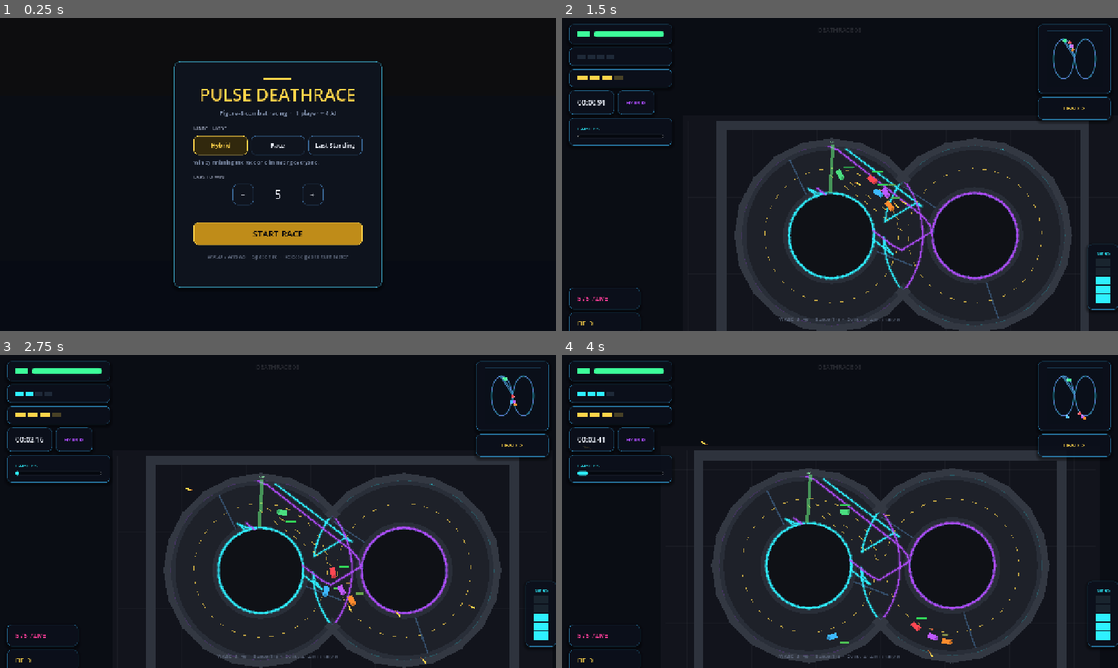
Above: before the commit, frames 1-4 (two rows, left to right).
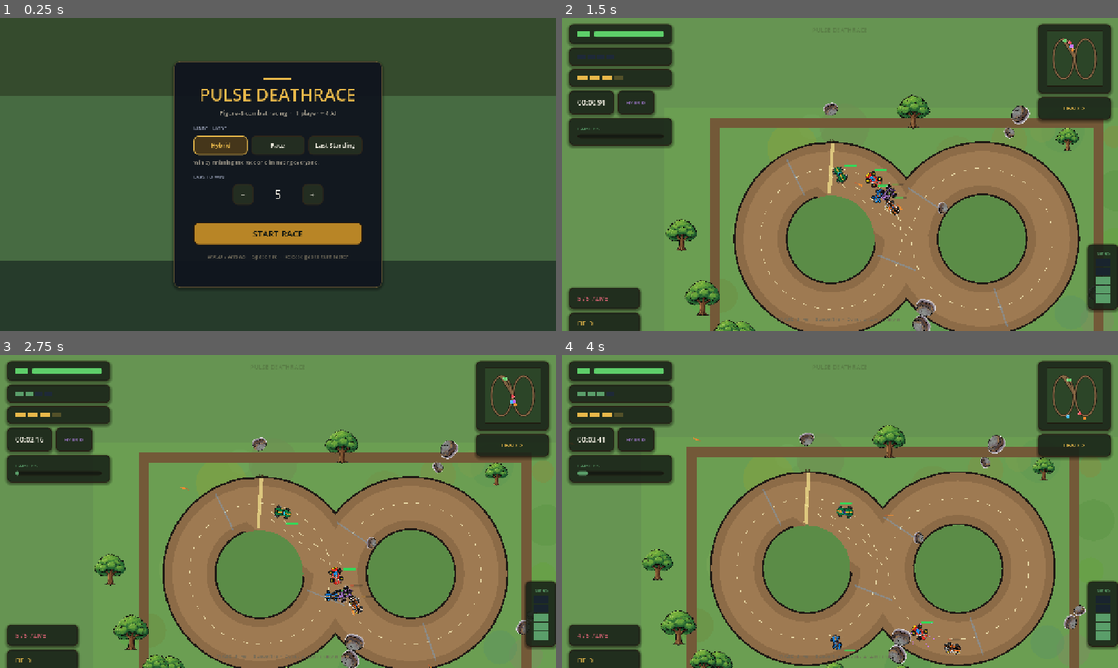
Above: after the commit, the same moments.

Repository: Jackthegr8at/PULSE_DeathRace
Game: Godot game, scene res://scenes/Setup.tscn
Same seed, same stepped clock (60 frames per second), same inputs: the game is played once before the commit and once after it.
Inputs:
- Up to frame 1 (0.25 s): no input
- Up to frame 2 (1.5 s): click "START RACE" at 0.5 s; hold D (steer_right) from 1.28 s (still down); tap Space (fire) at 1.35 s
- Up to frame 3 (2.75 s): release D (steer_right) at 2.03 s; hold S (brake) from 2.03 s (still down); tap Space (fire) at 2.1 s
- Up to frame 4 (4 s): release S (brake) at 2.78 s; hold D (steer_right) 2.78-3.53 s; tap Space (fire) at 2.85, 3.6 s; hold W (accelerate) from 3.53 s (still down)

The runs differ from the first frame. In frame 1, 76% of the frame differs, in the area x 0-100%, y 0-100%; in frame 2, 98%; in frame 3, 97%; in frame 4, 97%.

Commit message:
feat: cel-shaded car sprites and grassy figure-8 track
Add BotW/Borderlands-style top-down car PNGs, tree/rock props,
dirt track with bold outlines, warm UI palette — remove neon cyber look.

Diff:
--- a/scenes/cars/AICar.tscn
+++ b/scenes/cars/AICar.tscn
@@ -3,7 +3,7 @@
 [ext_resource type="Script" path="res://scripts/cars/AICar.gd" id="1_ai"]
 
 [sub_resource type="RectangleShape2D" id="RectangleShape2D_body"]
-size = Vector2(36, 20)
+size = Vector2(48, 28)
 
 [sub_resource type="StyleBoxFlat" id="StyleBoxFlat_hp"]
 bg_color = Color(0.9, 0.35, 0.35, 1)
--- a/scenes/cars/Missile.tscn
+++ b/scenes/cars/Missile.tscn
@@ -17,14 +17,14 @@
 offset_top = -3.0
 offset_right = 12.0
 offset_bottom = 3.0
-color = Color(1, 0.84, 0.3, 1)
+color = Color(0.92, 0.55, 0.2, 1)
 
 [node name="Trail" type="ColorRect" parent="."]
 offset_left = -22.0
 offset_top = -2.0
 offset_right = -8.0
 offset_bottom = 2.0
-color = Color(1, 0.55, 0.15, 0.55)
+color = Color(0.85, 0.35, 0.15, 0.5)
 
 [node name="CollisionShape2D" type="CollisionShape2D" parent="."]
 shape = SubResource("RectangleShape2D_hit")
--- a/scenes/cars/PlayerCar.tscn
+++ b/scenes/cars/PlayerCar.tscn
@@ -3,7 +3,7 @@
 [ext_resource type="Script" path="res://scripts/cars/PlayerCar.gd" id="1_player"]
 
 [sub_resource type="RectangleShape2D" id="RectangleShape2D_body"]
-size = Vector2(36, 20)
+size = Vector2(48, 28)
 
 [sub_resource type="StyleBoxFlat" id="StyleBoxFlat_hp"]
 bg_color = Color(0.25, 0.85, 0.4, 1)
@@ -64,4 +64,4 @@
 [node name="Camera2D" type="Camera2D" parent="."]
 position_smoothing_enabled = true
 position_smoothing_speed = 5.0
-zoom = Vector2(0.55, 0.55)
+zoom = Vector2(0.58, 0.58)
--- a/scripts/Main.gd
+++ b/scripts/Main.gd
@@ -23,7 +23,7 @@
 
 func _ready() -> void:
 	# Dark arena clear color
-	RenderingServer.set_default_clear_color(Color(0.04, 0.05, 0.08))
+	RenderingServer.set_default_clear_color(Color(0.4, 0.58, 0.32))
 	_spawn_track()
 	# Let track finish building geometry this frame
 	await get_tree().process_frame
@@ -66,7 +66,8 @@
 		ai.setup_lap_tracking(path)
 		if ai.has_method("setup_ai"):
 			var color := _ai_colors[i % _ai_colors.size()]
-			ai.setup_ai(path, color, "AI-%d" % (i + 1))
+			var sprite_path: String = CarVisuals.AI_LIST[i % CarVisuals.AI_LIST.size()]
+			ai.setup_ai(path, color, "AI-%d" % (i + 1), sprite_path)
 		ai.died.connect(_on_car_died)
 		ai.race_finished.connect(_on_car_race_finished)
 		cars.append(ai)
--- a/scripts/cars/AICar.gd
+++ b/scripts/cars/AICar.gd
@@ -23,11 +23,15 @@
 		display_name = "AI"
 
 
-func setup_ai(path: Path2D, color: Color, name_label: String) -> void:
+func setup_ai(path: Path2D, color: Color, name_label: String, sprite_path: String = "") -> void:
 	# race_path / _path_length live on Car (also used for lap tracking)
 	race_path = path
 	body_color = color
 	display_name = name_label
+	if sprite_path != "":
+		var tex := CarVisuals.load_texture(sprite_path)
+		if tex:
+			sprite_texture = tex
 	_apply_visuals()
 	if race_path and race_path.curve:
 		_path_length = race_path.curve.get_baked_length()
--- a/scripts/cars/Car.gd
+++ b/scripts/cars/Car.gd
@@ -36,11 +36,15 @@
 @export var display_name: String = "Car"
 @export var body_color: Color = Color(0.3, 0.8, 0.45)
 
-@onready var body_rect: ColorRect = $BodyVisual
+@onready var body_rect: ColorRect = get_node_or_null("BodyVisual")
+@onready var body_sprite: Sprite2D = get_node_or_null("BodySprite")
 @onready var hp_bar: ProgressBar = $HealthBar
 @onready var muzzle: Marker2D = $Muzzle
 @onready var death_particles: CPUParticles2D = $DeathParticles
 @onready var collision_shape: CollisionShape2D = $CollisionShape2D
+
+@export var sprite_texture: Texture2D
+@export var sprite_scale: float = 0.72
 
 var health: float = 100.0
 var is_alive: bool = true
@@ -74,43 +78,48 @@
 	collision_mask = 1 | 2
 
 
+func set_sprite_texture(tex: Texture2D) -> void:
+	sprite_texture = tex
+	_apply_visuals()
+
+
 func _apply_visuals() -> void:
+	# Prefer cel-shaded sprite; hide placeholder shapes when present
+	if body_sprite == null:
+		body_sprite = get_node_or_null("BodySprite") as Sprite2D
+	if body_sprite == null:
+		body_sprite = Sprite2D.new()
+		body_sprite.name = "BodySprite"
+		body_sprite.z_index = 0
+		add_child(body_sprite)
+		move_child(body_sprite, 0)
+
+	var tex := sprite_texture
+	if tex == null:
+		tex = CarVisuals.load_texture(CarVisuals.PLAYER)
+	if tex:
+		body_sprite.texture = tex
+		body_sprite.scale = Vector2(sprite_scale, sprite_scale)
+		body_sprite.visible = true
 	if body_rect:
-		body_rect.color = body_color
-		# Slightly longer hot-wheels silhouette
-		body_rect.offset_left = -20
-		body_rect.offset_top = -11
-		body_rect.offset_right = 20
-		body_rect.offset_bottom = 11
+		body_rect.visible = false
 	var nose := get_node_or_null("Nose") as ColorRect
 	if nose:
-		nose.color = body_color.darkened(0.25)
-		nose.offset_left = 12
-		nose.offset_top = -6
-		nose.offset_right = 24
-		nose.offset_bottom = 6
-	# Neon underglow
+		nose.visible = false
 	var glow := get_node_or_null("Glow") as ColorRect
-	if glow == null and body_rect:
-		glow = ColorRect.new()
-		glow.name = "Glow"
-		glow.mouse_filter = Control.MOUSE_FILTER_IGNORE
-		glow.offset_left = -22
-		glow.offset_top = -13
-		glow.offset_right = 22
-		glow.offset_bottom = 13
-		glow.z_index = -1
-		add_child(glow)
-		move_child(glow, 0)
 	if glow:
-		glow.color = Color(body_color.r, body_color.g, body_color.b, 0.35)
+		glow.visible = false
+
+	if death_particles:
+		death_particles.color = body_color.lightened(0.2)
+
 	if hp_bar:
 		hp_bar.max_value = max_health
 		hp_bar.value = health
-		hp_bar.offset_left = -22
-		hp_bar.offset_top = -30
-		hp_bar.offset_right = 22
-		hp_bar.offset_bottom = -22
+		hp_bar.offset_left = -24
+		hp_bar.offset_top = -36
+		hp_bar.offset_right = 24
+		hp_bar.offset_bottom = -28
 
 
 func set_throttle(value: float) -> void:
@@ -259,6 +268,8 @@
 	velocity = Vector2.ZERO
 	if death_particles:
 		death_particles.emitting = true
+	if body_sprite:
+		body_sprite.visible = false
 	if body_rect:
 		body_rect.visible = false
 	if hp_bar:
--- /dev/null
+++ b/scripts/cars/CarVisuals.gd
@@ -0,0 +1,17 @@
+class_name CarVisuals
+extends RefCounted
+## Shared sprite paths for stylized cel-shaded cars.
+
+const PLAYER := "res://assets/sprites/car_player_green.png"
+const AI_RED := "res://assets/sprites/car_ai_red.png"
+const AI_BLUE := "res://assets/sprites/car_ai_blue.png"
+const AI_PURPLE := "res://assets/sprites/car_ai_purple.png"
+const AI_ORANGE := "res://assets/sprites/car_ai_orange.png"
+
+const AI_LIST: Array[String] = [AI_RED, AI_BLUE, AI_PURPLE, AI_ORANGE]
+
+
+static func load_texture(path: String) -> Texture2D:
+	if ResourceLoader.exists(path):
+		return load(path) as Texture2D
+	return null
--- a/scripts/cars/PlayerCar.gd
+++ b/scripts/cars/PlayerCar.gd
@@ -7,11 +7,11 @@
 
 
 func _ready() -> void:
+	display_name = "Player"
+	body_color = Color(0.25, 0.75, 0.4)
+	if sprite_texture == null:
+		sprite_texture = CarVisuals.load_texture(CarVisuals.PLAYER)
 	super._ready()
-	display_name = "Player"
-	if body_color == Color(0.3, 0.8, 0.45):
-		body_color = Color(0.29, 0.87, 0.5)
-		_apply_visuals()
 	if camera and camera_enabled:
 		camera.enabled = true
 		camera.make_current()
--- a/scripts/tracks/Track.gd
+++ b/scripts/tracks/Track.gd
@@ -74,36 +74,80 @@
 
 
 func _draw_background() -> void:
-	# Industrial night arena floor (concept art mood)
+	## Painterly countryside: grass fields + soft color variation (no neon).
 	var floor_rect := ColorRect.new()
-	floor_rect.name = "ArenaFloor"
-	floor_rect.color = Color(0.07, 0.08, 0.11)
-	floor_rect.position = Vector2(80, 20)
-	floor_rect.size = Vector2(1840, 1000)
+	floor_rect.name = "GrassField"
+	floor_rect.color = Color(0.42, 0.62, 0.32)
+	floor_rect.position = Vector2(40, 0)
+	floor_rect.size = Vector2(1920, 1040)
 	_visuals_root.add_child(floor_rect)
 
-	# Subtle grid
-	var grid := Node2D.new()
-	grid.name = "Grid"
-	_visuals_root.add_child(grid)
-	for x in range(0, 20):
-		var v := Line2D.new()
-		v.width = 1.0
-		v.default_color = Color(1, 1, 1, 0.03)
-		v.add_point(Vector2(100 + x * 90, 40))
-		v.add_point(Vector2(100 + x * 90, 1000))
-		grid.add_child(v)
-	for y in range(0, 12):
-		var h := Line2D.new()
-		h.width = 1.0
-		h.default_color = Color(1, 1, 1, 0.03)
-		h.add_point(Vector2(100, 40 + y * 80))
-		h.add_point(Vector2(1900, 40 + y * 80))
-		grid.add_child(h)
-
-	# Dark infields (inside loops)
-	_add_circle_poly(left_center, loop_radius - track_half_width - 6.0, Color(0.05, 0.06, 0.08), _visuals_root)
-	_add_circle_poly(right_center, loop_radius - track_half_width - 6.0, Color(0.05, 0.06, 0.08), _visuals_root)
+	# Soft grass patches (painterly blobs)
+	var rng := RandomNumberGenerator.new()
+	rng.seed = 42
+	for i in 28:
+		var c := Color(
+			rng.randf_range(0.34, 0.52),
+			rng.randf_range(0.55, 0.72),
+			rng.randf_range(0.24, 0.38),
+			0.55
+		)
+		var pos := Vector2(rng.randf_range(120, 1880), rng.randf_range(60, 980))
+		_add_circle_poly(pos, rng.randf_range(40, 110), c, _visuals_root)
+
+	# Infield meadow (inside loops)
+	_add_circle_poly(left_center, loop_radius - track_half_width - 4.0, Color(0.38, 0.58, 0.3), _visuals_root)
+	_add_circle_poly(right_center, loop_radius - track_half_width - 4.0, Color(0.4, 0.6, 0.32), _visuals_root)
+
+	_scatter_props()
+
+
+func _scatter_props() -> void:
+	var tree_tex := load("res://assets/sprites/prop_tree.png") as Texture2D
+	var rock_tex := load("res://assets/sprites/prop_rock.png") as Texture2D
+	var rng := RandomNumberGenerator.new()
+	rng.seed = 7
+	var props := Node2D.new()
+	props.name = "Props"
+	_visuals_root.add_child(props)
+
+	# Trees around the outer edge of the arena
+	for i in 14:
+		var ang := rng.randf() * TAU
+		var dist := loop_radius + track_half_width + rng.randf_range(90, 220)
+		var center := left_center if i % 2 == 0 else right_center
+		# Mix of both loops and outer ring
+		if i > 8:
+			center = (left_center + right_center) * 0.5
+			dist = rng.randf_range(420, 560)
+			ang = rng.randf() * TAU
+		var pos: Vector2 = center + Vector2(cos(ang), sin(ang)) * dist
+		# Keep off the racing line roughly
+		if pos.distance_to(left_center) < loop_radius + track_half_width + 30:
+			continue
+		if pos.distance_to(right_center) < loop_radius + track_half_width + 30:
+			continue
+		if tree_tex:
+			var spr := Sprite2D.new()
+			spr.texture = tree_tex
+			spr.position = pos
+			spr.scale = Vector2.ONE * rng.randf_range(0.7, 1.15)
+			spr.z_index = 2
+			props.add_child(spr)
+
+	for i in 10:
+		var ang := rng.randf() * TAU
+		var center := left_center if i % 2 == 0 else right_center
+		var dist := loop_radius + track_half_width + rng.randf_range(50, 140)
+		var pos: Vector2 = center + Vector2(cos(ang), sin(ang)) * dist
+		if rock_tex:
+			var spr := Sprite2D.new()
+			spr.texture = rock_tex
+			spr.position = pos
+			spr.scale = Vector2.ONE * rng.randf_range(0.45, 0.85)
+			spr.rotation = rng.randf() * TAU
+			spr.z_index = 1
+			props.add_child(spr)
 
 
 func _build_path() -> void:
@@ -111,7 +155,6 @@
 	race_path.name = "RacePath"
 	var curve := Curve2D.new()
 
-	# Continuous figure-8: left loop then right loop
 	var segments := 48
 	for i in segments:
 		var t := float(i) / float(segments)
@@ -129,97 +172,62 @@
 	race_path.curve = curve
 	add_child(race_path)
 
-	_draw_neon_track_ribbon(curve)
-
-
-func _draw_neon_track_ribbon(curve: Curve2D) -> void:
-	## Concept-style asphalt + cyan/purple neon edges + yellow dashes.
+	_draw_dirt_track_ribbon(curve)
+
+
+func _draw_dirt_track_ribbon(curve: Curve2D) -> void:
+	## Warm dirt / packed earth road with bold dark outlines (toon, not neon).
 	var baked := curve.get_baked_points()
 	if baked.is_empty():
 		return
 
-	# Outer neon glow (wide, soft)
-	var glow := Line2D.new()
-	glow.name = "NeonGlow"
-	glow.width = track_half_width * 2.0 + 28.0
-	glow.default_color = Color(0.18, 0.75, 1.0, 0.12)
-	glow.begin_cap_mode = Line2D.LINE_CAP_ROUND
-	glow.end_cap_mode = Line2D.LINE_CAP_ROUND
-	glow.joint_mode = Line2D.LINE_JOINT_ROUND
+	# Bold outer outline (comic ink)
+	var outline := Line2D.new()
+	outline.name = "TrackOutline"
+	outline.width = track_half_width * 2.0 + 14.0
+	outline.default_color = Color(0.12, 0.1, 0.08, 1.0)
+	outline.begin_cap_mode = Line2D.LINE_CAP_ROUND
+	outline.end_cap_mode = Line2D.LINE_CAP_ROUND
+	outline.joint_mode = Line2D.LINE_JOINT_ROUND
 	for p in baked:
-		glow.add_point(p)
-	_visuals_root.add_child(glow)
-
-	# Asphalt body
-	var asphalt := Line2D.new()
-	asphalt.name = "AsphaltRibbon"
-	asphalt.width = track_half_width * 2.0
-	asphalt.default_color = Color(0.16, 0.18, 0.22, 1.0)
-	asphalt.begin_cap_mode = Line2D.LINE_CAP_ROUND
-	asphalt.end_cap_mode = Line2D.LINE_CAP_ROUND
-	asphalt.joint_mode = Line2D.LINE_JOINT_ROUND
+		outline.add_point(p)
+	_visuals_root.add_child(outline)
+
+	# Dirt body
+	var dirt := Line2D.new()
+	dirt.name = "DirtRibbon"
+	dirt.width = track_half_width * 2.0
+	dirt.default_color = Color(0.55, 0.42, 0.28, 1.0)
+	dirt.begin_cap_mode = Line2D.LINE_CAP_ROUND
+	dirt.end_cap_mode = Line2D.LINE_CAP_ROUND
+	dirt.joint_mode = Line2D.LINE_JOINT_ROUND
 	for p in baked:
-		asphalt.add_point(p)
-	_visuals_root.add_child(asphalt)
-
-	# Inner asphalt shade
-	var asphalt_inner := Line2D.new()
-	asphalt_inner.name = "AsphaltInner"
-	asphalt_inner.width = track_half_width * 1.55
-	asphalt_inner.default_color = Color(0.12, 0.13, 0.16, 1.0)
-	asphalt_inner.begin_cap_mode = Line2D.LINE_CAP_ROUND
-	asphalt_inner.end_cap_mode = Line2D.LINE_CAP_ROUND
-	asphalt_inner.joint_mode = Line2D.LINE_JOINT_ROUND
+		dirt.add_point(p)
+	_visuals_root.add_child(dirt)
+
+	# Lighter packed center
+	var packed := Line2D.new()
+	packed.name = "DirtPacked"
+	packed.width = track_half_width * 1.35
+	packed.default_color = Color(0.62, 0.48, 0.32, 1.0)
+	packed.begin_cap_mode = Line2D.LINE_CAP_ROUND
+	packed.end_cap_mode = Line2D.LINE_CAP_ROUND
+	packed.joint_mode = Line2D.LINE_JOINT_ROUND
 	for p in baked:
-		asphalt_inner.add_point(p)
-	_visuals_root.add_child(asphalt_inner)
-
-	# Neon rails (cyan outer / purple inner) — concept art figure-8 edge lights
-	_add_neon_rail(baked, track_half_width + 2.0, Color(0.18, 0.94, 1.0, 0.9), "NeonOuter")
-	_add_neon_rail(baked, -(track_half_width + 2.0), Color(0.7, 0.3, 1.0, 0.85), "NeonInner")
-
-	# Yellow center dashes
-	var step := 18
+		packed.add_point(p)
+	_visuals_root.add_child(packed)
+
+	# Soft cream dashed center line
+	var step := 16
 	var i := 0
-	while i + 8 < baked.size():
+	while i + 7 < baked.size():
 		var seg := Line2D.new()
 		seg.width = 3.0
-		seg.default_color = Color(1.0, 0.84, 0.3, 0.7)
+		seg.default_color = Color(0.95, 0.9, 0.7, 0.85)
 		seg.add_point(baked[i])
-		seg.add_point(baked[mini(i + 6, baked.size() - 1)])
+		seg.add_point(baked[mini(i + 5, baked.size() - 1)])
 		_visuals_root.add_child(seg)
 		i += step
-
-
-func _add_neon_rail(baked: PackedVector2Array, lateral: float, color: Color, rail_name: String) -> void:
-	var rail := Line2D.new()
-	rail.name = rail_name
-	rail.width = 6.0
-	rail.default_color = color
-	rail.begin_cap_mode = Line2D.LINE_CAP_ROUND
-	rail.end_cap_mode = Line2D.LINE_CAP_ROUND
-	rail.joint_mode = Line2D.LINE_JOINT_ROUND
-	for i in baked.size():
-		var p: Vector2 = baked[i]
-		var prev: Vector2 = baked[maxi(i - 1, 0)]
-		var next: Vector2 = baked[mini(i + 1, baked.size() - 1)]
-		var tangent := (next - prev).normalized()
-		if tangent.length_squared() < 0.0001:
-			tangent = Vector2.RIGHT
-		var normal := Vector2(-tangent.y, tangent.x) * lateral
-		rail.add_point(p + normal)
-	_visuals_root.add_child(rail)
-	# Soft glow twin
-	var glow := Line2D.new()
-	glow.name = rail_name + "Glow"
-	glow.width = 14.0
-	glow.default_color = Color(color.r, color.g, color.b, 0.2)
-	glow.begin_cap_mode = Line2D.LINE_CAP_ROUND
-	glow.end_cap_mode = Line2D.LINE_CAP_ROUND
-	glow.joint_mode = Line2D.LINE_JOINT_ROUND
-	for i in rail.get_point_count():
-		glow.add_point(rail.get_point_position(i))
-	_visuals_root.add_child(glow)
 
 
 func _build_walls() -> void:
@@ -270,7 +278,8 @@
 		var vis := ColorRect.new()
 		vis.size = rect.size
 		vis.position = -rect.size * 0.5
-		vis.color = Color(0.2, 0.22, 0.26)
+		# Invisible collision only — visuals come from dirt outline / props
+		vis.color = Color(0.35, 0.45, 0.28, 0.0)
 		wall.add_child(vis)
 		wall.collision_layer = 1
 		wall.collision_mask = 0
@@ -289,7 +298,7 @@
 	var vis := ColorRect.new()
 	vis.size = rect.size
 	vis.position = -rect.size * 0.5
-	vis.color = Color(0.18, 0.2, 0.24)
+	vis.color = Color(0.45, 0.35, 0.22) # wood/fence-like barrier color
 	wall.add_child(vis)
 	wall.collision_layer = 1
 	_walls_root.add_child(wall)
@@ -304,7 +313,7 @@
 	circle.radius = radius
 	shape.shape = circle
 	wall.add_child(shape)
-	_add_circle_poly(Vector2.ZERO, radius, Color(0.06, 0.07, 0.09), wall)
+	_add_circle_poly(Vector2.ZERO, radius, Color(0.36, 0.55, 0.28), wall)
 	wall.collision_layer = 1
 	_walls_root.add_child(wall)
 
@@ -360,13 +369,13 @@
 	var vis := ColorRect.new()
 	vis.size = Vector2(14, track_half_width * 2.0)
 	vis.position = Vector2(-7, -track_half_width)
-	vis.color = Color(0.4, 0.95, 0.5, 0.55)
+	vis.color = Color(0.95, 0.88, 0.55, 0.75)
 	area.add_child(vis)
 	var label := Label.new()
 	label.text = "S/F"
 	label.position = Vector2(-14, -track_half_width - 20)
 	label.add_theme_font_size_override("font_size", 14)
-	label.add_theme_color_override("font_color", Color(0.6, 1.0, 0.7))
+	label.add_theme_color_override("font_color", Color(0.25, 0.2, 0.12))
 	area.add_child(label)
 	area.body_entered.connect(func(body: Node) -> void:
 		if body is Car:
--- a/scripts/ui/GameStyle.gd
+++ b/scripts/ui/GameStyle.gd
@@ -1,38 +1,34 @@
 class_name GameStyle
 extends RefCounted
-## Neon arena palette from concept art (docs/mockups/2.jpg).
+## Warm painterly UI palette (adventure-game feel, minimal neon).
 
-const BG := Color("0a0c12")
-const BG_DEEP := Color("05060c")
-const SURFACE := Color(0.06, 0.08, 0.12, 0.82)
-const SURFACE_RAISED := Color(0.08, 0.1, 0.16, 0.88)
-const SURFACE_HOVER := Color(0.12, 0.16, 0.24, 0.95)
-const BORDER := Color(0.25, 0.45, 0.65, 0.55)
-const BORDER_GLOW := Color(0.3, 0.85, 1.0, 0.65)
+const BG := Color("1a2218")
+const BG_DEEP := Color("121812")
+const SURFACE := Color(0.12, 0.16, 0.12, 0.88)
+const SURFACE_RAISED := Color(0.16, 0.2, 0.15, 0.92)
+const SURFACE_HOVER := Color(0.22, 0.28, 0.2, 0.95)
+const BORDER := Color(0.2, 0.16, 0.1, 0.85)
+const BORDER_GLOW := Color(0.45, 0.38, 0.22, 0.9)
 
-const ACCENT := Color("ffd54a")
-const ACCENT_DIM := Color("c49a28")
-const SUCCESS := Color("3dff9a")
-const DANGER := Color("ff3b4a")
-const WARNING := Color("ff8a3d")
-const INFO := Color("2ef0ff")
-const PURPLE := Color("b14dff")
-const PINK := Color("ff3d9a")
+const ACCENT := Color("e8b84a") ## Warm gold
+const ACCENT_DIM := Color("b8892e")
+const SUCCESS := Color("5ecf6a")
+const DANGER := Color("e04b4b")
+const WARNING := Color("e8923a")
+const INFO := Color("5a9e6a") ## Soft green-teal, not electric cyan
+const PURPLE := Color("8b6bb0")
+const PINK := Color("c45c6a")
 
-const TEXT := Color("f2f6ff")
-const TEXT_MUTED := Color("8b9bb8")
-const TEXT_DIM := Color("5c667a")
+const TEXT := Color("f4f0e4")
+const TEXT_MUTED := Color("a8a090")
+const TEXT_DIM := Color("6e6858")
 
-const HP_HIGH := Color("3dff9a")
-const HP_MID := Color("ffd54a")
-const HP_LOW := Color("ff3b4a")
-
-const NEON_CYAN := Color("2ef0ff")
-const NEON_PURPLE := Color("b14dff")
-const NEON_PINK := Color("ff3d9a")
+const HP_HIGH := Color("5ecf6a")
+const HP_MID := Color("e8b84a")
+const HP_LOW := Color("e04b4b")
 
 
-static func panel(bg: Color = SURFACE, border: Color = BORDER, radius: float = 12.0, border_w: float = 1.0) -> StyleBoxFlat:
+static func panel(bg: Color = SURFACE, border: Color = BORDER, radius: float = 12.0, border_w: float = 2.0) -> StyleBoxFlat:
 	var s := StyleBoxFlat.new()
 	s.bg_color = bg
 	s.set_corner_radius_all(int(radius))
@@ -42,14 +38,14 @@
 	s.content_margin_right = 14
 	s.content_margin_top = 10
 	s.content_margin_bottom = 10
-	s.shadow_color = Color(0, 0, 0, 0.45)
-	s.shadow_size = 8
-	s.shadow_offset = Vector2(0, 4)
+	s.shadow_color = Color(0, 0, 0, 0.35)
+	s.shadow_size = 6
+	s.shadow_offset = Vector2(0, 3)
 	return s
 
 
 static func chip(bg: Color = SURFACE_RAISED, border: Color = BORDER) -> StyleBoxFlat:
-	var s := panel(bg, border, 10.0, 1.0)
+	var s := panel(bg, border, 10.0, 2.0)
 	s.content_margin_left = 10
 	s.content_margin_right = 10
 	s.content_margin_top = 8
@@ -58,8 +54,8 @@
 
 
 static func glass_chip() -> StyleBoxFlat:
-	## Translucent dark panel with cyan edge (concept HUD).
-	return chip(Color(0.05, 0.07, 0.12, 0.78), Color(0.18, 0.55, 0.75, 0.45))
+	## Dark translucent chip with warm ink border (comic card, not neon glass).
+	return chip(Color(0.1, 0.14, 0.1, 0.82), Color(0.15, 0.12, 0.08, 0.95))
 
 
 static func button_normal(bg: Color = SURFACE_RAISED, border: Color = BORDER) -> StyleBoxFlat:
@@ -67,7 +63,7 @@
 	s.bg_color = bg
 	s.set_corner_radius_all(10)
 	s.border_color = border
-	s.set_border_width_all(1)
+	s.set_border_width_all(2)
 	s.content_margin_left = 16
 	s.content_margin_right = 16
 	s.content_margin_top = 10
@@ -85,37 +81,37 @@
 
 static func button_primary() -> Dictionary:
 	return {
-		"normal": button_normal(Color(0.75, 0.55, 0.1, 1), ACCENT),
-		"hover": button_normal(Color(0.95, 0.75, 0.2, 1), ACCENT.lightened(0.15)),
-		"pressed": button_normal(Color(0.55, 0.4, 0.08, 1), ACCENT_DIM),
+		"normal": button_normal(Color(0.72, 0.52, 0.15, 1), Color(0.15, 0.1, 0.05)),
+		"hover": button_normal(Color(0.88, 0.65, 0.22, 1), Color(0.2, 0.14, 0.06)),
+		"pressed": button_normal(Color(0.55, 0.4, 0.1, 1), Color(0.1, 0.08, 0.04)),
 	}
 
 
 static func button_ghost() -> Dictionary:
 	return {
-		"normal": button_normal(Color(0.06, 0.08, 0.12, 0.9), BORDER),
-		"hover": button_normal(Color(0.1, 0.14, 0.2, 0.95), BORDER_GLOW),
-		"pressed": button_normal(Color(0.15, 0.18, 0.25, 1), TEXT_MUTED),
+		"normal": button_normal(Color(0.14, 0.18, 0.13, 0.95), BORDER),
+		"hover": button_normal(Color(0.2, 0.26, 0.18, 0.95), BORDER_GLOW),
+		"pressed": button_normal(Color(0.1, 0.12, 0.1, 1), TEXT_MUTED),
 	}
 
 
 static func button_selected() -> StyleBoxFlat:
-	return button_normal(Color(0.2, 0.16, 0.05, 0.95), ACCENT)
+	return button_normal(Color(0.28, 0.22, 0.1, 0.95), ACCENT)
 
 
 static func progress_bg() -> StyleBoxFlat:
 	var s := StyleBoxFlat.new()
-	s.bg_color = Color(0.02, 0.03, 0.05, 0.9)
+	s.bg_color = Color(0.08, 0.1, 0.07, 0.9)
 	s.set_corner_radius_all(6)
-	s.border_color = Color(1, 1, 1, 0.06)
-	s.set_border_width_all(1)
+	s.border_color = Color(0.1, 0.08, 0.05, 0.8)
+	s.set_border_width_all(2)
 	return s
 
 
 static func progress_fill(color: Color) -> StyleBoxFlat:
 	var s := StyleBoxFlat.new()
 	s.bg_color = color
-	s.set_corner_radius_all(6)
+	s.set_corner_radius_all(5)
 	return s
 
 
@@ -126,7 +122,7 @@
 	btn.add_theme_stylebox_override("focus", styles["hover"])
 	btn.add_theme_stylebox_override("disabled", button_normal(SURFACE.darkened(0.2), BORDER.darkened(0.2)))
 	btn.add_theme_color_override("font_color", font_color)
-	btn.add_theme_color_override("font_hover_color", font_color.lightened(0.1))
+	btn.add_theme_color_override("font_hover_color", font_color.lightened(0.08))
 	btn.add_theme_color_override("font_pressed_color", font_color.darkened(0.1))
 	btn.add_theme_color_override("font_disabled_color", TEXT_DIM)
 
--- a/scripts/ui/HUD.gd
+++ b/scripts/ui/HUD.gd
@@ -256,14 +256,14 @@
 
 	# Center watermark title
 	var title := Label.new()
-	title.text = "DEATHRACE 08"
+	title.text = "PULSE DEATHRACE"
 	title.anchor_left = 0.5
 	title.anchor_right = 0.5
-	title.offset_left = -120
-	title.offset_right = 120
+	title.offset_left = -140
+	title.offset_right = 140
 	title.offset_top = 18
 	title.horizontal_alignment = HORIZONTAL_ALIGNMENT_CENTER
-	GameStyle.apply_label(title, Color(1, 1, 1, 0.12), 14)
+	GameStyle.apply_label(title, Color(0.15, 0.12, 0.08, 0.2), 14)
 	title.mouse_filter = Control.MOUSE_FILTER_IGNORE
 	root.add_child(title)
 
--- a/scripts/ui/Minimap.gd
+++ b/scripts/ui/Minimap.gd
@@ -43,9 +43,9 @@
 
 func _draw() -> void:
 	var r := Rect2(Vector2.ZERO, size)
-	# Panel fill
-	draw_rect(r, Color(0.04, 0.06, 0.1, 0.85), true)
-	draw_rect(r, Color(0.2, 0.55, 0.75, 0.4), false, 1.5)
+	# Warm ink panel
+	draw_rect(r, Color(0.18, 0.28, 0.16, 0.9), true)
+	draw_rect(r, Color(0.12, 0.1, 0.06, 0.95), false, 2.0)
 
 	if _path_points.size() < 2 or _bounds.size.x < 1.0:
 		return
@@ -55,10 +55,10 @@
 	for p in _path_points:
 		pts.append(_world_to_map(p, inner))
 
-	# Neon path
+	# Dirt path on grass minimap
 	if pts.size() >= 2:
-		draw_polyline(pts, Color(0.18, 0.9, 1.0, 0.55), 2.5, true)
-		draw_polyline(pts, Color(0.7, 0.3, 1.0, 0.35), 1.2, true)
+		draw_polyline(pts, Color(0.12, 0.1, 0.07, 0.9), 5.0, true)
+		draw_polyline(pts, Color(0.55, 0.42, 0.28, 0.95), 3.0, true)
 
 	# Cars
 	if get_tree() == null:
--- a/scripts/ui/Setup.gd
+++ b/scripts/ui/Setup.gd
@@ -47,7 +47,7 @@
 	# Darker full-screen backdrop if present
 	var bg := get_node_or_null("Background") as ColorRect
 	if bg:
-		bg.color = Color(0.04, 0.05, 0.08)
+		bg.color = Color(0.28, 0.42, 0.26)
 	GameStyle.apply_label(subtitle, GameStyle.TEXT_MUTED, 14)
 	GameStyle.apply_label(controls_label, GameStyle.TEXT_DIM, 12)
 	GameStyle.apply_label(lap_hint, GameStyle.TEXT_MUTED, 12)
Binary file added: assets/sprites/car_ai_blue.png
Binary file added: assets/sprites/car_ai_orange.png
Binary file added: assets/sprites/car_ai_purple.png
Binary file added: assets/sprites/car_ai_red.png
Binary file added: assets/sprites/car_player_green.png
Binary file added: assets/sprites/prop_rock.png
Binary file added: assets/sprites/prop_tree.png
Not shown, added: scripts/ui/Minimap.gd.uid
